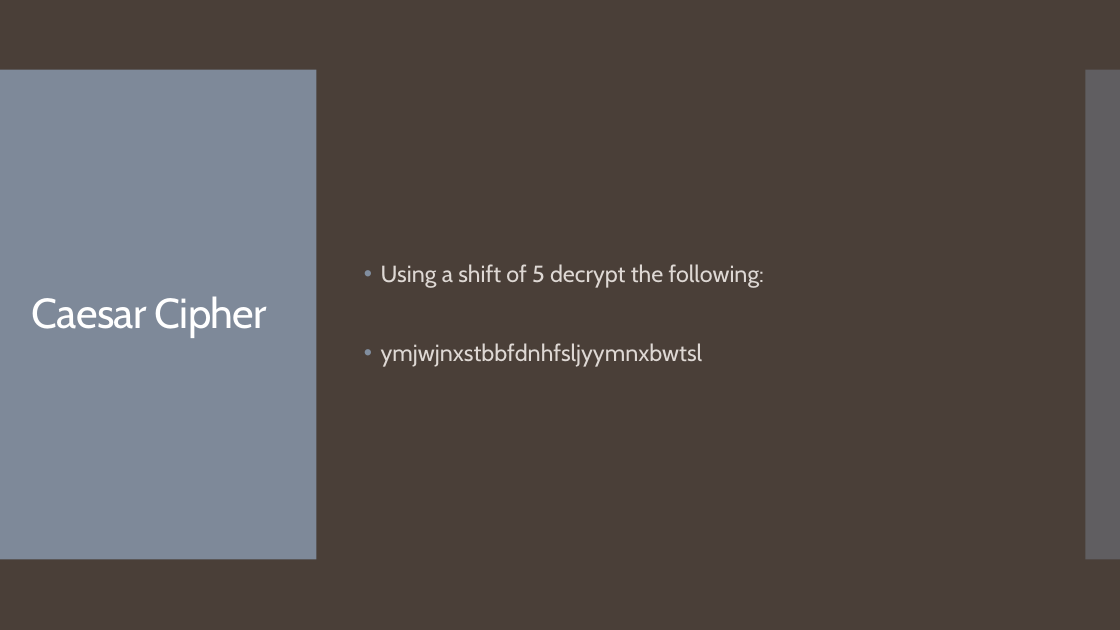
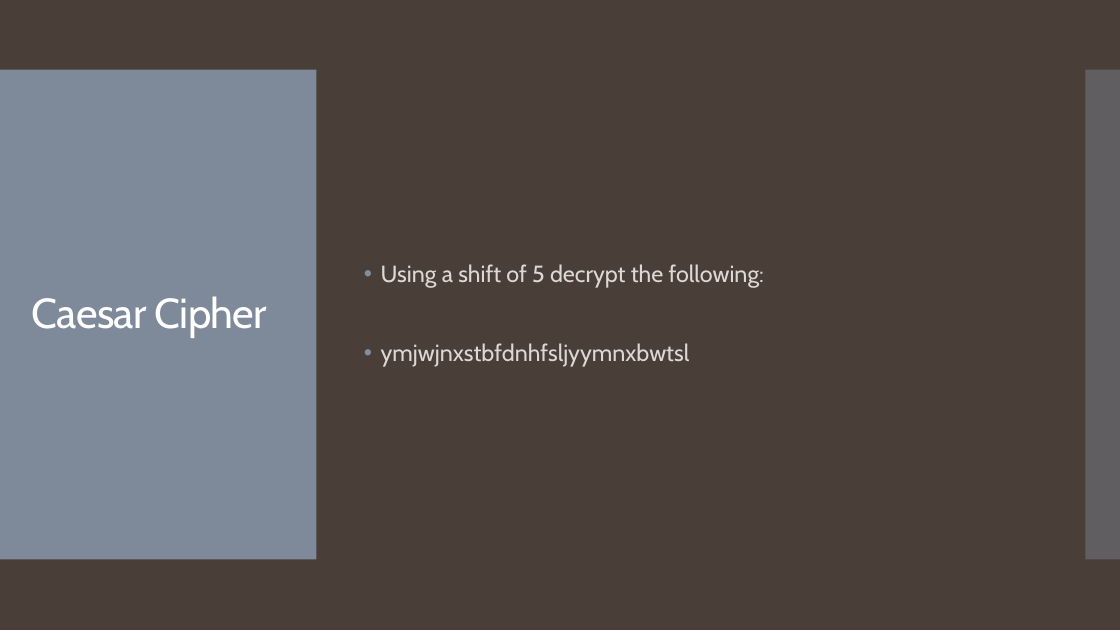
Before and after one commit to kevindeslauriers/Programming-Club, a slide deck: slide 5 of Senior Computer Science Club/src/com.bayviewglen.algorithms/Cipher Problems.pptx. Drawn at 1120x630 pixels with LibreOffice and Linux fonts; fonts in the diff are those of the drawing. Boxes give left, top, right and bottom in pixels: in the first picture for what was removed or moved away, otherwise in the second. Text is boxed around its words. In the diff, an @@ line names an element or a change of style, - is before the commit and + after.

Commit message:
Updated Cipher Questions and PPT

```diff
--- a/Senior Computer Science Club/src/com.bayviewglen.algorithms/Cipher Problems.pptx
+++ b/Senior Computer Science Club/src/com.bayviewglen.algorithms/Cipher Problems.pptx
@@ text at <box>381,343,690,367</box>: text changed @@
-• ymjwjnxstbbfdnhfsljyymnxbwtsl
+• ymjwjnxstbfdnhfsljyymnxbwtsl
```
Also in this commit, not shown: 1 other slide changed, 1 other file.
